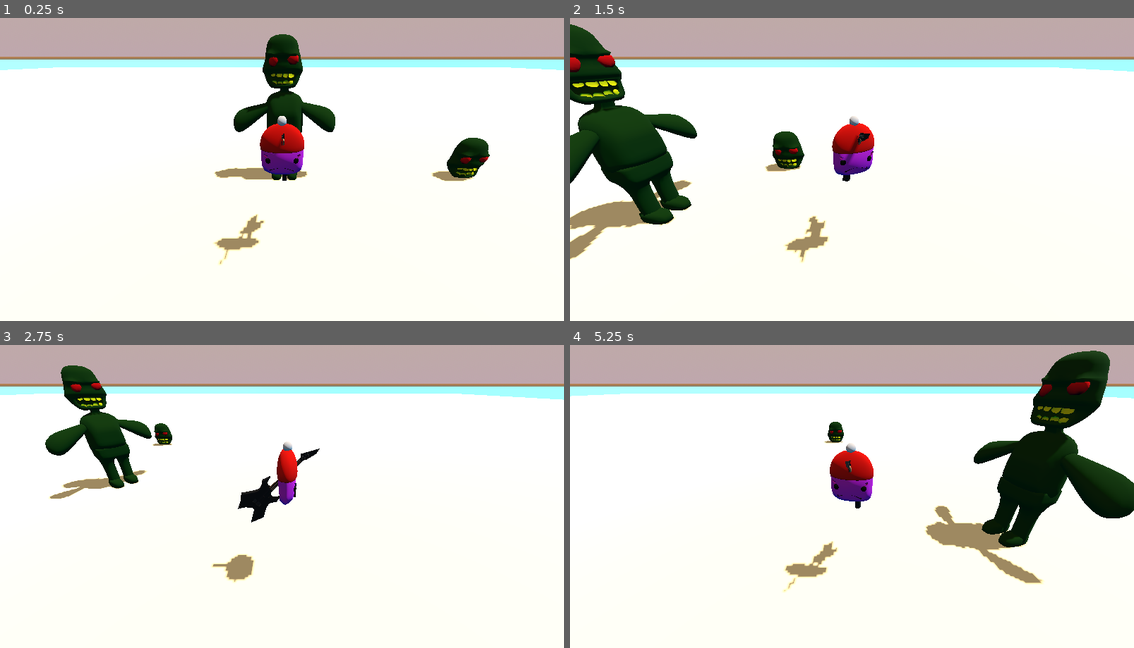
Above: before the commit, frames 1-4 (two rows, left to right).
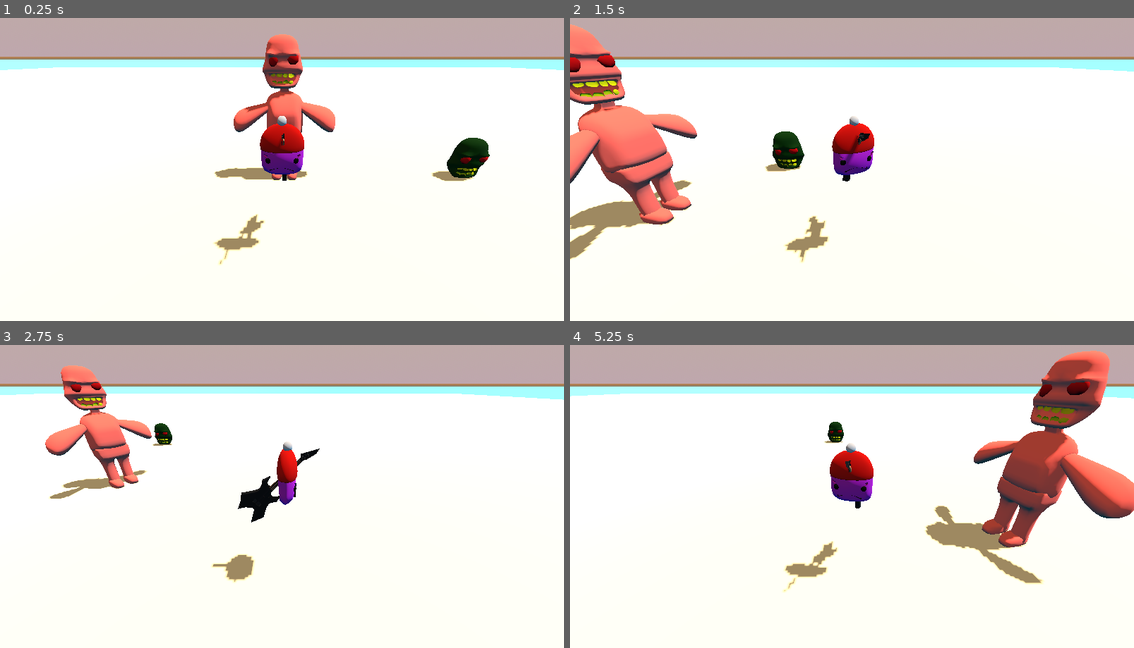
Above: after the commit, the same moments.

Repository: ChickenStorm/epic_game_jam_2023
Game: Godot game, scene res://world/world.tscn
Two runs of this game, one before a commit and one after it. Both use one fixed random seed, a clock stepped at 60 frames per second and the inputs below. This scene is started directly instead of the project's main scene.
Inputs (mouse positions are in pixels of both pictures, inside the frame that each line leads up to):
- Up to frame 1 (0.25 s): no input
- Up to frame 2 (1.5 s): tap Enter at 0.5 s; move the mouse to (976, 148) at 0.52 s; press the mouse at (976, 148) at 0.53 s; hold D (move_right) 0.53-1.28 s; tap Space (jump) at 0.77 s; move the mouse to (739, 178) at 1.27 s; release the mouse at (739, 178) at 1.28 s; hold S (move_back) from 1.28 s (still down); tap W (move_front) at 1.35 s
- Up to frame 3 (2.75 s): tap Space (jump) at 1.52 s; move the mouse to (338, 420) at 2.02 s; release S (move_back) at 2.03 s; press the mouse at (338, 420) at 2.03 s; hold D (move_right) from 2.03 s (still down)
- Up to frame 4 (5.25 s): move the mouse to (823, 554) at 2.77 s; release the mouse at (823, 554) at 2.78 s; tap W (move_front) at 2.85, 4.35 s; tap Space (jump) at 3.02, 3.77, 4.52 s; move the mouse to (1021, 535) at 3.52 s; release D (move_right) at 3.53 s; press the mouse at (1021, 535) at 3.53 s; hold A (move_left) 3.53-5.03 s; move the mouse to (682, 441) at 4.27 s; release the mouse at (682, 441) at 4.28 s; move the mouse to (880, 490) at 5.02 s; press the mouse at (880, 490) at 5.03 s; hold S (move_back) from 5.03 s (still down)

The runs differ from the first frame. In frame 1, 2.3% of the frame differs, in the area x 41-60%, y 5-54%; in frame 2, 6.6%; in frame 3, 2.8%; in frame 4, 7.9%, in the area x 71-100%, y 1-67%.
Error in both runs: Invalid assignment of property or key 'life' with value of type 'float' on a base object of type 'null instance'. (res://world/player/player.gd:24)

Commit message:
red?

Diff:
--- a/zombie/StateMachine.gd
+++ b/zombie/StateMachine.gd
@@ -1,6 +1,9 @@
 extends Node
 
 @onready var currentState = get_node('Roam')
+@onready var zombie = get_owner()
+@onready var angryMaterial = preload("res://zombie/angry.tres")
+
 
 # Called every frame. 'delta' is the elapsed time since the previous frame.
 func _physics_process(delta):
@@ -9,4 +12,5 @@
 func _on_aggro_zone_body_entered(body):
 	currentState = get_node('Attack')
 	currentState.target = body
+	$"../ZombieForm".set_surface_override_material(0, angryMaterial)
 	print("agrougrou")
--- /dev/null
+++ b/zombie/angry.tres
@@ -0,0 +1,4 @@
+[gd_resource type="StandardMaterial3D" format=3 uid="uid://dse0orygy2y6x"]
+
+[resource]
+albedo_color = Color(1, 0.396078, 0.329412, 1)
